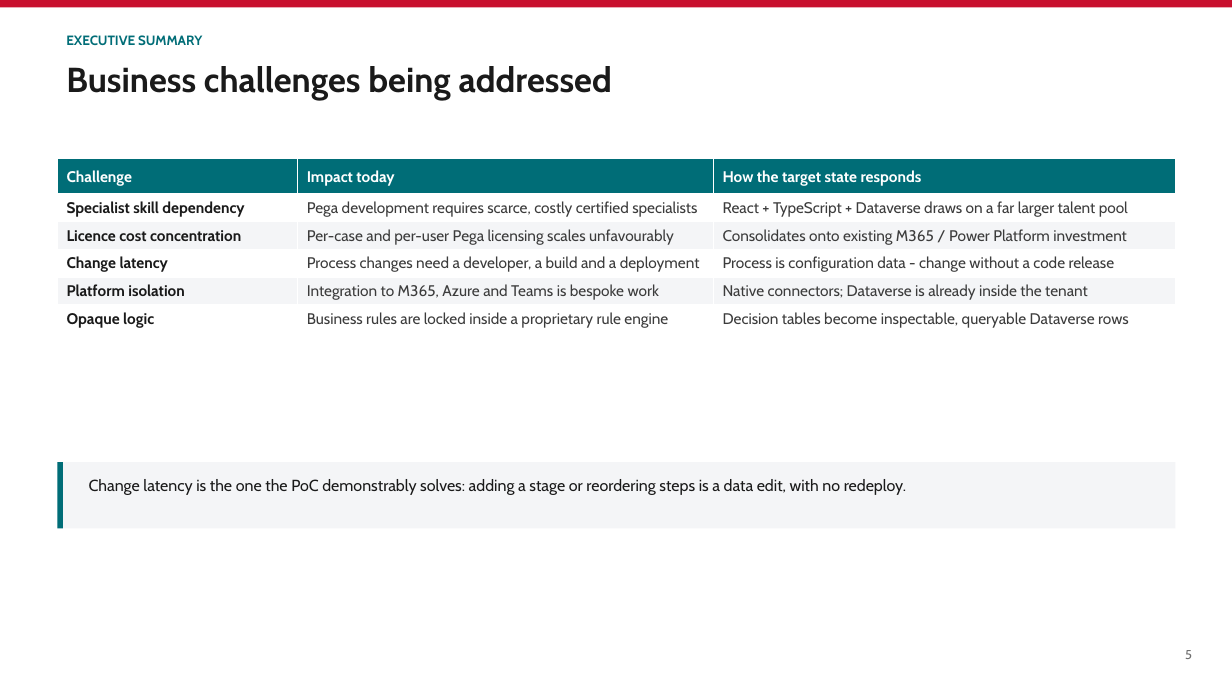
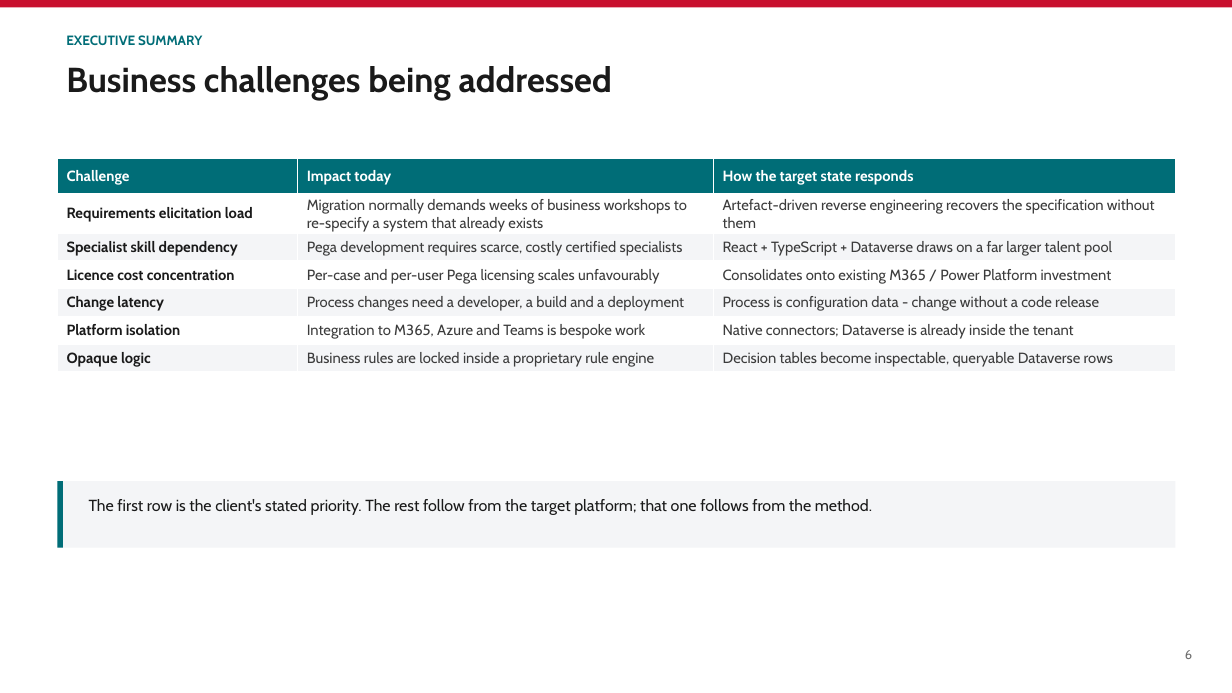
Before and after one commit to parclarke/LDD, a slide deck: slide 6 of lending-due-diligence-app/docs/Pega-to-PowerPlatform-Migration-PoC.pptx (slide 5 before the commit). Drawn at 1232x693 pixels with LibreOffice and Linux fonts; fonts in the diff are those of the drawing. Boxes give left, top, right and bottom in pixels: in the first picture for what was removed or moved away, otherwise in the second. Text is boxed around its words. In the diff, an @@ line names an element or a change of style, - is before the commit and + after.

```diff
--- a/lending-due-diligence-app/docs/Pega-to-PowerPlatform-Migration-PoC.pptx
+++ b/lending-due-diligence-app/docs/Pega-to-PowerPlatform-Migration-PoC.pptx
@@ table at (x1=57, y1=159, x2=1176, y2=371) @@
+row 2: Requirements elicitation load | Migration normally demands weeks of business workshops to re-specify a system that already exists | Artefact-driven reverse engineering recovers the specification without them
@@ rectangle moved from (x1=57, y1=462, x2=1176, y2=529) to (x1=57, y1=482, x2=1176, y2=548) @@
@@ rectangle moved from (x1=57, y1=462, x2=63, y2=529) to (x1=57, y1=482, x2=63, y2=548) @@
@@ text at (x1=89, y1=499, x2=872, y2=515): text changed @@
-Change latency is the one the PoC demonstrably solves: adding a stage or reordering steps is a data edit, with no redeploy.
+The first row is the client's stated priority. The rest follow from the target platform; that one follows from the method.
@@ text at (x1=1185, y1=650, x2=1192, y2=659): text changed @@
-5
+6
```
Also in this commit, not shown: 46 other slides changed, 4 slides added, 3 other files.
